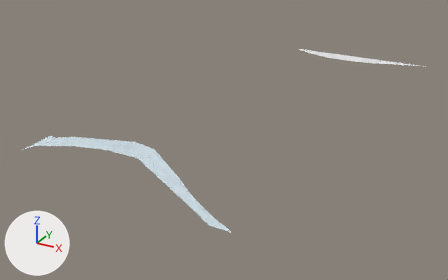
Two versions of the glTF model white-model-six-districts/chunks/97_114_mid.glb, one commit apart.
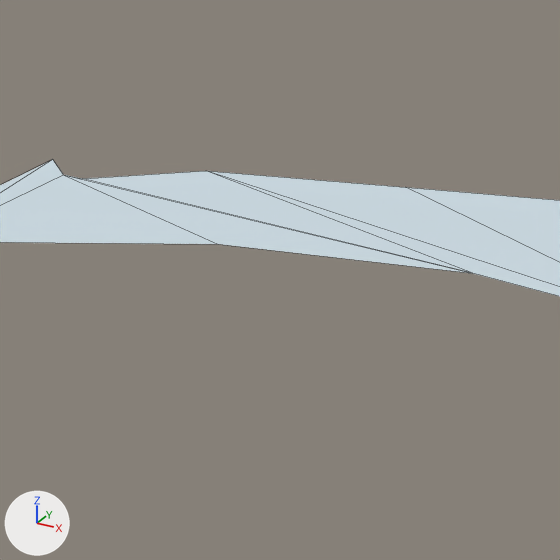
Old and new are each drawn whole from a 50 mm lens placed at (-11070.0, -6848.0, 269.0), pointed at (-11382.0, -6281.0, -15.0) and again close up on the part from 10% to 26% of the width and 41% to 67% of the height. The axes (+X, +Y, +Z) are drawn at lower left. The lights are the same throughout. The first two pictures are the older version. The close-ups show mesh edges as thin lines. Vertices at exactly the same position are counted once.
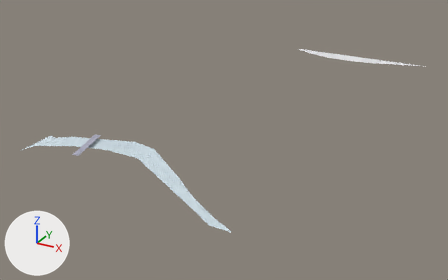
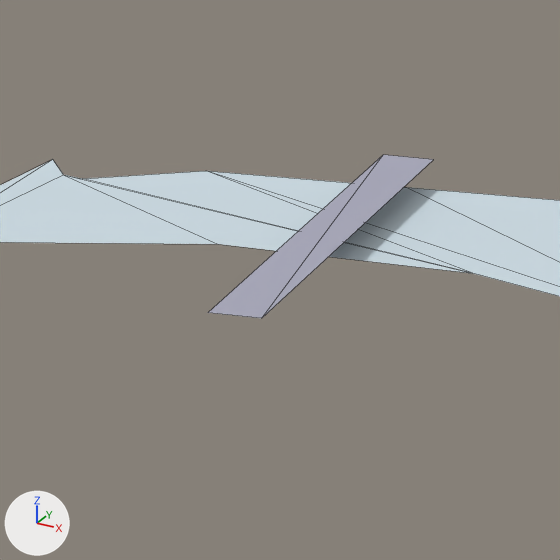
Where the change shows, as pixel boxes [x1, y1, x2, y2] in the close-ups (560 x 560 px):
'Mesh_0', reshaped
    before: [0, 160, 560, 296]
    after: [0, 155, 560, 318]
part 1 of me_mesh_0, added
    after: [208, 155, 433, 318]

The change, as a list of edits to the scene's bpy script:
```text
Change me_mesh_0:
    used by ob_mesh_0; location = (0.0, 0.0, 0.0)
    verts and faces of me_mesh_0; kept vertices keep their numbers, new ones are numbered from 25
    remove me_mesh_0.from_pydata(...)  # 25 vertices, 21 faces; spans x -11500.0..-11221.0, y -6500.0..-6000.0, z 20.0..21.0
    add me_mesh_0.from_pydata(...)  # 29 vertices, 23 faces; spans x -11500.0..-11221.0, y -6500.0..-6000.0, z 20.0..25.0
    me_mesh_0 part 1
    add verts[25] = (-11438.0, -6457.0, 25.0)  # pixel (261, 318)
    add verts[26] = (-11452.0, -6408.0, 24.0)  # pixel (433, 159)
    add verts[27] = (-11458.0, -6410.0, 24.0)  # pixel (383, 154)
    add verts[28] = (-11445.0, -6459.0, 25.0)  # pixel (207, 312)
    add faces += [(25, 26, 27), (25, 27, 28)]
```
